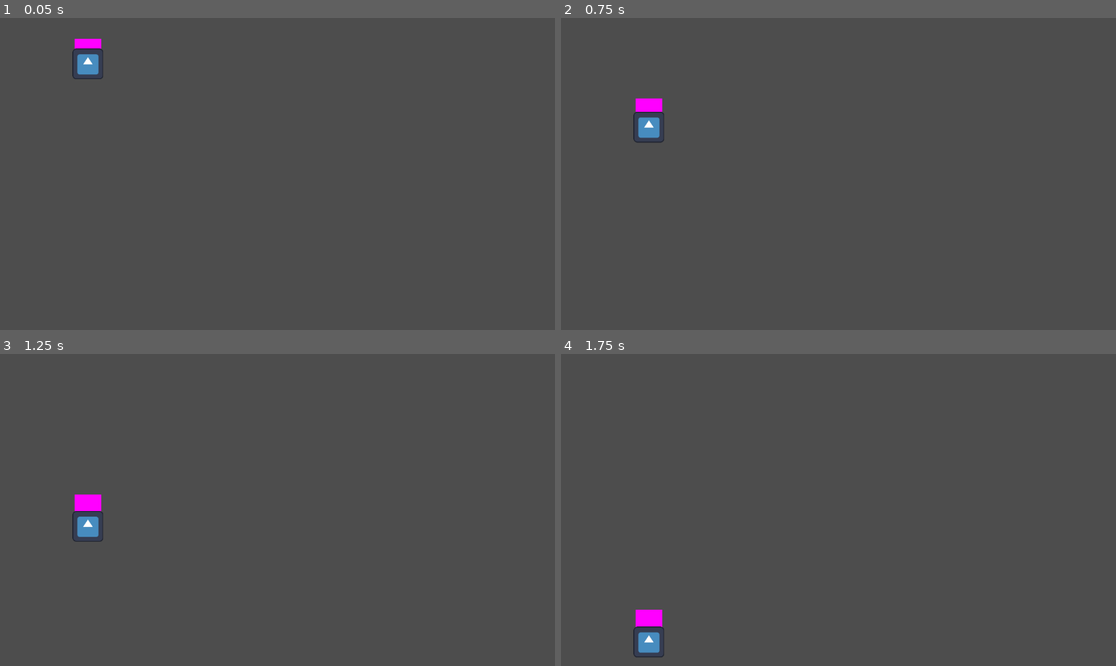
Above: before the commit, frames 1-4 (two rows, left to right).
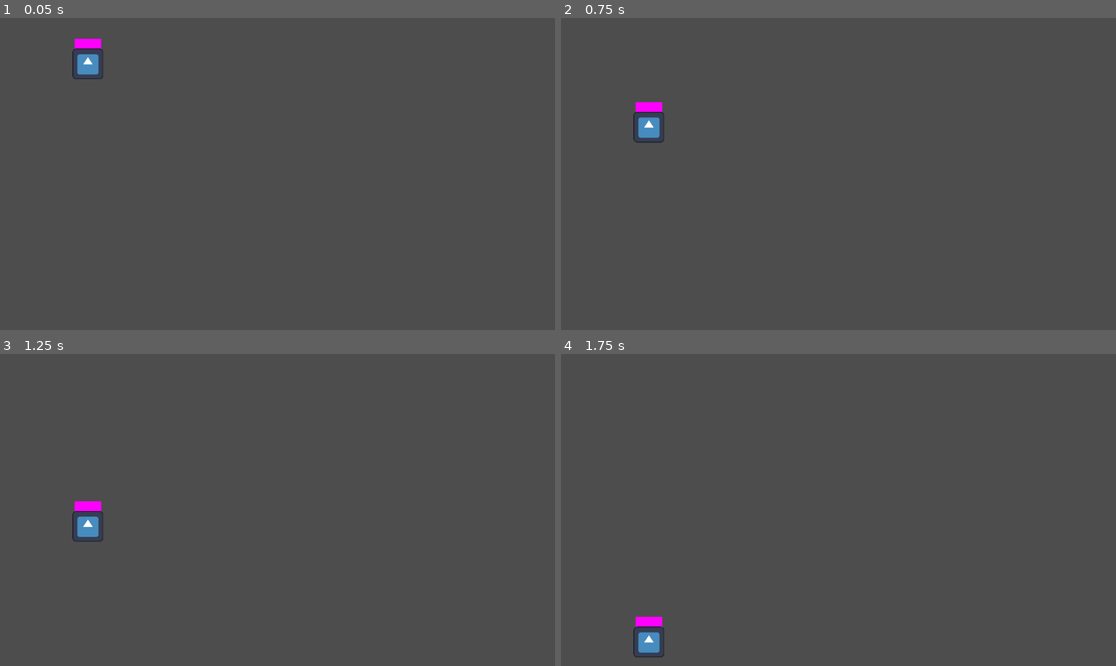
Above: after the commit, the same moments.

Repository: gracedes/spring-arms
Game: Godot game, scene res://scenes/testing.tscn
Same seed, same stepped clock (60 frames per second), same inputs: the game is played once before the commit and once after it. The engine's default icon, where the game draws it, is replaced by a stand-in: a white triangle on a blue panel in a dark square.
Inputs (mouse positions are in pixels of both pictures, inside the frame that each line leads up to):
- Up to frame 1 (0.05 s): no input
- Up to frame 2 (0.75 s): move the mouse to (960, 158) at 0.52 s; hold Right (ui_right) from 0.53 s (still down)
- Up to frame 3 (1.25 s): keep holding Right (ui_right); tap Space (jump) at 0.77 s
- Up to frame 4 (1.75 s): move the mouse to (727, 525) at 1.27 s; release Right (ui_right) at 1.28 s; hold Left (ui_left) from 1.28 s (still down); tap Space (jump) at 1.52 s

Frame 1 is identical in both runs. In frame 2, less than 0.1% of the frame differs, in the area x 13-19%, y 25-28%; in frame 3, 0.1%; in frame 4, 0.1%, in the area x 13-19%, y 81-85%.
Error after the commit: Invalid operands 'int' and 'bool' in operator '*'. (res://entities/player/hair/hair.gd:21)

Commit message:
coded basic boolean rotation detection for hair, needs testing

Diff:
--- a/entities/player/hair/hair.gd
+++ b/entities/player/hair/hair.gd
@@ -11,12 +11,12 @@
 # Called every frame. 'delta' is the elapsed time since the previous frame.
 func _process(delta: float) -> void:
 	var player = get_parent().get_parent()
-	move_to(player.linear_velocity.y)
+	move_to(player.linear_velocity.y, player.rotation)
 
-func move_to(yvelo: float) -> void:
+func move_to(yvelo: float, rot: float) -> void:
 	if abs(yvelo) <= 0.5:
 		offset.y = move_toward(offset.y, -54.0, 500 * shift_coeff)
 	else:
 		print(yvelo * shift_coeff)
-		offset.y = move_toward(offset.y, -54.0 + (max_shift * -(yvelo / abs(yvelo))), min(abs(yvelo) * shift_coeff, 500 * shift_coeff))
+		offset.y = move_toward(offset.y, -54.0 + (max_shift * -(yvelo / abs(yvelo)) * ((2 * (abs(rot) <= 90)) - 1)), min(abs(yvelo) * shift_coeff, 500 * shift_coeff))
 	pass
